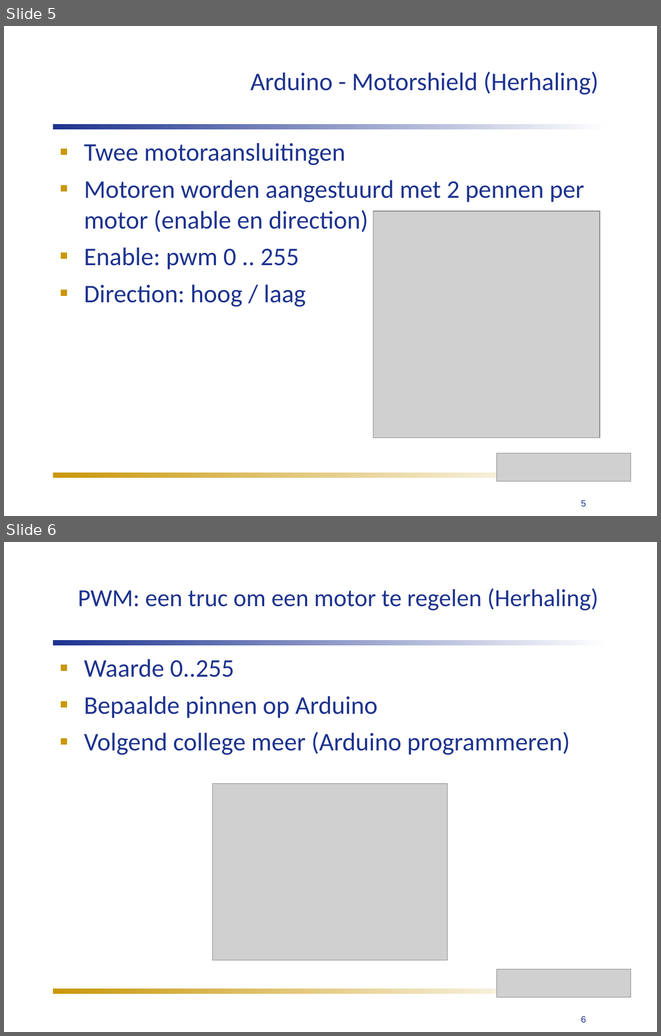
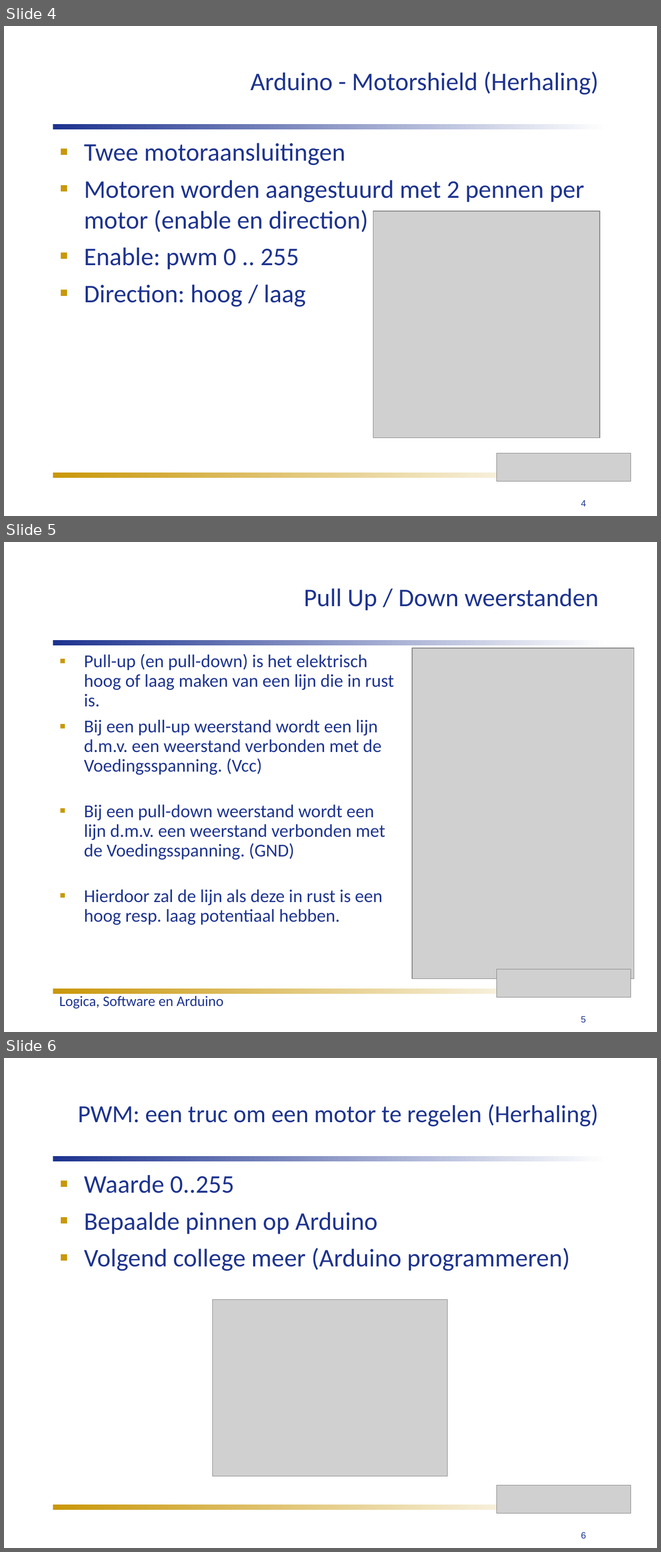
Before and after one commit to humiq/Greendevelopment, a slide deck: trunk/documents/Colleges/ISIROB College 4.ppt. Shown one above the other, each under a label of ours: slides 5 and 6 before the commit, slides 4, 5 and 6 after it. The pictures are 661x1036 and 661x1552 pixels, drawn with LibreOffice and Linux fonts; fonts in the diff are those of the drawing; grey boxes stand for pictures. Boxes give left, top, right and bottom in pixels: in the first picture for what was removed or moved away, otherwise in the second. Text is boxed around its words. In the diff, an @@ line names an element or a change of style, - is before the commit and + after.

```diff
--- a/trunk/documents/Colleges/ISIROB College 4.ppt
+++ b/trunk/documents/Colleges/ISIROB College 4.ppt
@@ slide 5 added at (4, 542, 657, 1032), background #FFFFFF @@
@@ title added at (304, 588, 599, 610), 28 pt, text #1D338F @@
+Pull Up / Down weerstanden
@@ rectangle added at (53, 640, 608, 645), fill gradient #1D338F to #FFFFFF @@
@@ picture added at (412, 648, 634, 978) @@
@@ text added at (84, 654, 394, 925), 20 pt, text #1D338F @@
+▪ Pull-up (en pull-down) is het elektrisch hoog of laag maken van een lijn die in rust is.
+▪ Bij een pull-up weerstand wordt een lijn d.m.v. een weerstand verbonden met de Voedingsspanning. (Vcc)
+▪ Bij een pull-down weerstand wordt een lijn d.m.v. een weerstand verbonden met de Voedingsspanning. (GND)
+▪ Hierdoor zal de lijn als deze in rust is een hoog resp. laag potentiaal hebben.
@@ picture added at (496, 969, 631, 997) @@
@@ rectangle added at (53, 988, 575, 993), fill gradient #C99709 to #FFFFFF @@
@@ text added at (59, 996, 224, 1008), 16 pt, text #1D338F @@
+Logica, Software en Arduino
@@ page number added at (581, 1016, 586, 1022), 10 pt, text #1D338F @@
+5
@@ what was slide 5 is now slide 4 @@
@@ page number at (581, 500, 586, 506): text changed @@
-5
+4
```
Also in this commit, not shown: 3 slides changed, 3 other slides added, 2 slides removed, 5 other files.
